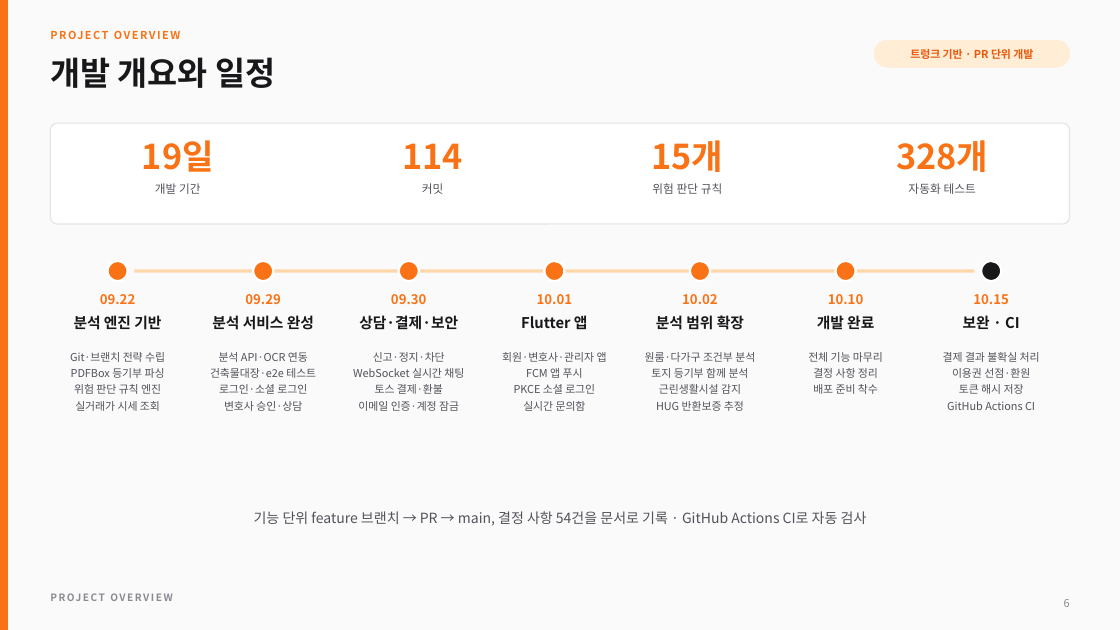
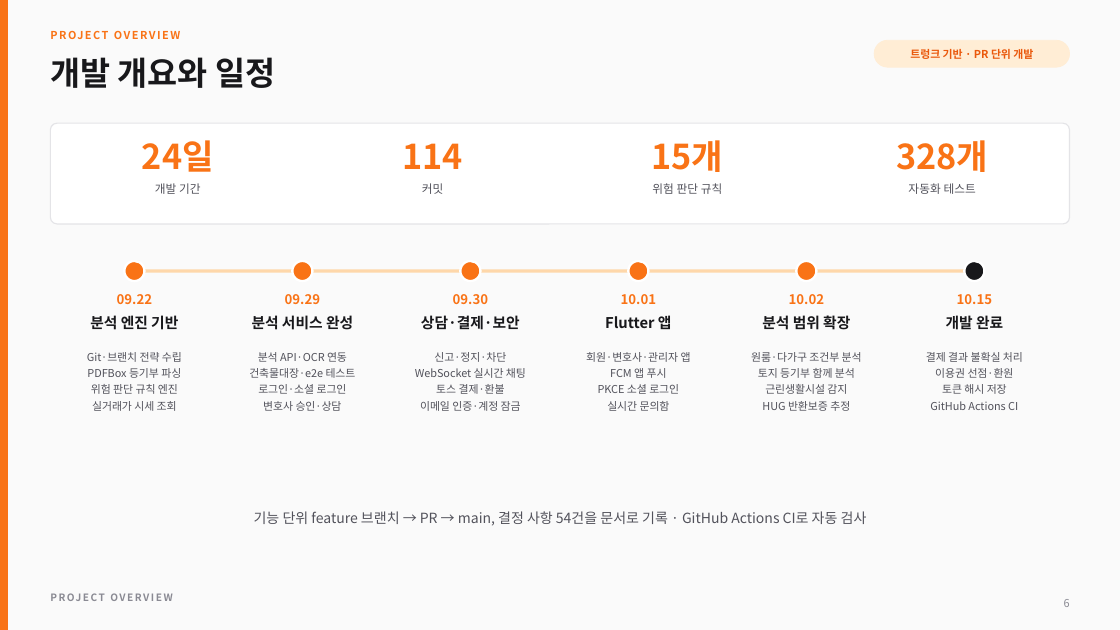
Before and after one commit to chean0830/guard-project, a slide deck: slide 6 of docs/portfolio/ProjectGuard_Portfolio.pptx. Drawn at 1120x630 pixels with LibreOffice and Linux fonts; fonts in the diff are those of the drawing. Boxes give left, top, right and bottom in pixels: in the first picture for what was removed or moved away, otherwise in the second. Text is boxed around its words. In the diff, an @@ line names an element or a change of style, - is before the commit and + after.

```diff
--- a/docs/portfolio/ProjectGuard_Portfolio.pptx
+++ b/docs/portfolio/ProjectGuard_Portfolio.pptx
@@ text at <box>142,140,214,172</box>: text changed @@
-19일
+24일
@@ ellipse: place and size @@
-ellipse at <box>108,261,128,281</box>
+ellipse at <box>124,261,144,281</box>
@@ ellipse: place and size @@
-ellipse at <box>253,261,273,281</box>
+ellipse at <box>292,261,312,281</box>
@@ ellipse: place and size @@
-ellipse at <box>399,261,419,281</box>
+ellipse at <box>460,261,480,281</box>
@@ ellipse: place and size @@
-ellipse at <box>544,261,564,281</box>
+ellipse at <box>628,261,648,281</box>
@@ ellipse: place and size @@
-ellipse at <box>690,261,710,281</box>
+ellipse at <box>796,261,816,281</box>
@@ ellipse: place and size @@
-ellipse at <box>836,261,856,281</box>
+ellipse at <box>964,261,984,281</box>
@@ ellipse at <box>964,261,984,281</box>: fill #F97316 to #18181B @@
@@ ellipse removed at <box>981,261,1001,281</box> @@
@@ text "09.22": place and size @@
-text "09.22" at <box>100,294,136,304</box>
+text "09.22" at <box>117,294,153,304</box>
@@ text "09.29": place and size @@
-text "09.29" at <box>245,294,281,304</box>
+text "09.29" at <box>285,294,321,304</box>
@@ text "09.30": place and size @@
-text "09.30" at <box>391,294,427,304</box>
+text "09.30" at <box>453,294,489,304</box>
@@ text "10.01": place and size @@
-text "10.01" at <box>537,294,573,304</box>
+text "10.01" at <box>621,294,657,304</box>
@@ text "10.02": place and size @@
-text "10.02" at <box>682,294,718,304</box>
+text "10.02" at <box>789,294,825,304</box>
@@ text removed at <box>828,294,864,304</box> @@
-10.10
@@ text "10.15": place and size @@
-text "10.15" at <box>973,294,1009,304</box>
+text "10.15" at <box>957,294,993,304</box>
@@ text "분석 엔진 기반": place and size @@
-text "분석 엔진 기반" at <box>74,315,161,330</box>
+text "분석 엔진 기반" at <box>90,315,178,330</box>
@@ text "분석 서비스 완성": place and size @@
-text "분석 서비스 완성" at <box>212,315,314,330</box>
+text "분석 서비스 완성" at <box>252,315,353,330</box>
@@ text "상담·결제·보안": place and size @@
-text "상담·결제·보안" at <box>359,315,458,330</box>
+text "상담·결제·보안" at <box>421,315,520,330</box>
@@ text "Flutter 앱": place and size @@
-text "Flutter 앱" at <box>521,315,588,329</box>
+text "Flutter 앱" at <box>605,315,672,329</box>
@@ text "분석 범위 확장": place and size @@
-text "분석 범위 확장" at <box>656,315,744,330</box>
+text "분석 범위 확장" at <box>762,315,850,330</box>
@@ text "개발 완료": place and size @@
-text "개발 완료" at <box>817,315,874,330</box>
+text "개발 완료" at <box>946,315,1003,330</box>
@@ text removed at <box>963,315,1020,329</box> @@
-보완 · CI
@@ text "Git·브랜치 전략 수립": place and size @@
-text "Git·브랜치 전략 수립" at <box>70,352,165,411</box>
+text "Git·브랜치 전략 수립" at <box>87,352,182,411</box>
@@ text "분석 API·OCR 연동": place and size @@
-text "분석 API·OCR 연동" at <box>210,352,316,411</box>
+text "분석 API·OCR 연동" at <box>249,352,356,411</box>
@@ text "신고·정지·차단": place and size @@
-text "신고·정지·차단" at <box>353,352,464,411</box>
+text "신고·정지·차단" at <box>415,352,526,411</box>
@@ text "회원·변호사·관리자 앱": place and size @@
-text "회원·변호사·관리자 앱" at <box>502,352,607,411</box>
+text "회원·변호사·관리자 앱" at <box>586,352,691,411</box>
@@ text "원룸·다가구 조건부 분석": place and size @@
-text "원룸·다가구 조건부 분석" at <box>645,352,755,411</box>
+text "원룸·다가구 조건부 분석" at <box>751,352,862,411</box>
@@ text removed at <box>808,352,883,394</box> @@
-전체 기능 마무리
-결정 사항 정리
-배포 준비 착수
@@ text "결제 결과 불확실 처리": place and size @@
-text "결제 결과 불확실 처리" at <box>943,352,1040,410</box>
+text "결제 결과 불확실 처리" at <box>926,352,1023,410</box>
```
Also in this commit, not shown: 4 other slides changed, 6 other files.
